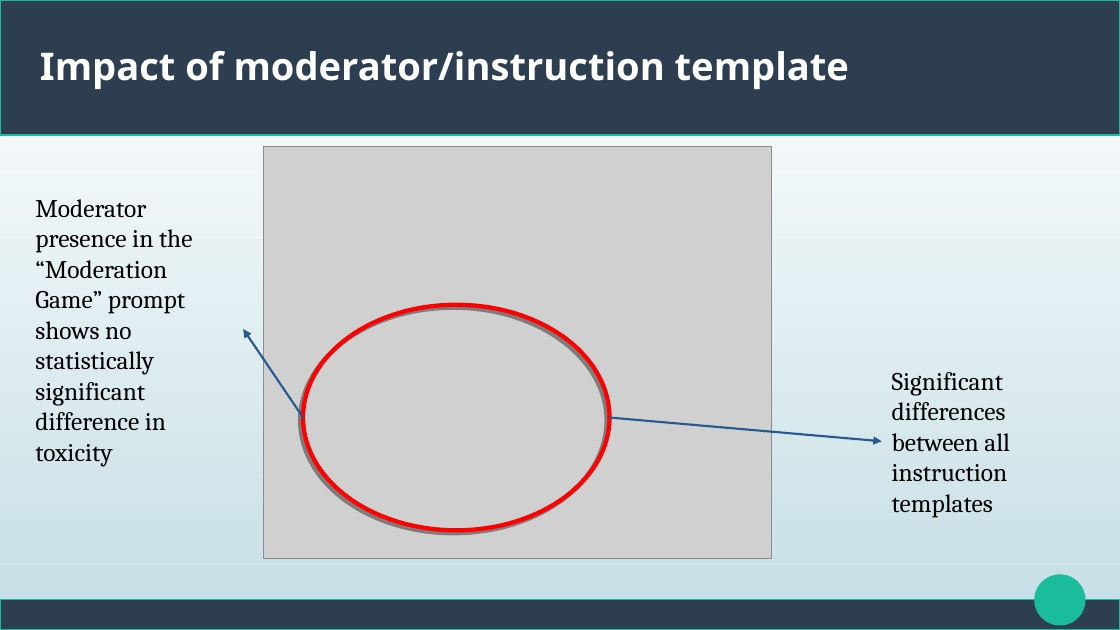
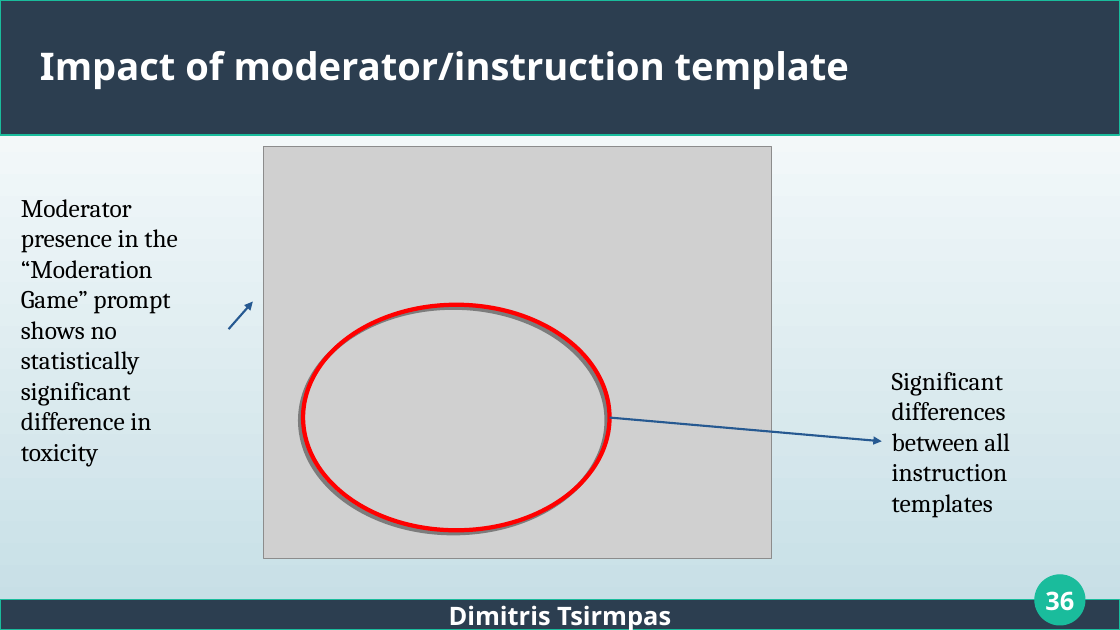
Before and after one commit to dimits-ts/llm_moderation_research, a slide deck: slide 36 of presentations/thesis.odp (slide 35 before the commit). Drawn at 1120x630 pixels with LibreOffice and Linux fonts; fonts in the diff are those of the drawing; grey boxes stand for pictures. Boxes give left, top, right and bottom in pixels: in the first picture for what was removed or moved away, otherwise in the second. Text is boxed around its words. In the diff, an @@ line names an element or a change of style, - is before the commit and + after.

```diff
--- a/presentations/thesis.odp
+++ b/presentations/thesis.odp
@@ text "Moderator presence in the “Moderation ..." moved from (x1=35, y1=199, x2=193, y2=466) to (x1=21, y1=199, x2=178, y2=466) @@
@@ arrow moved from (303, 418) - (243, 329) to (229, 329) - (253, 302) @@
@@ page number added at (x1=1045, y1=591, x2=1074, y2=611), 18 pt, text #FFFFFF, bold @@
+36
@@ text added at (x1=449, y1=605, x2=671, y2=630), 18 pt, text #FFFFFF, bold @@
+Dimitris Tsirmpas
```
Also in this commit, not shown: 40 other slides changed, 5 slides added, 2 slides removed, 4 other files.
